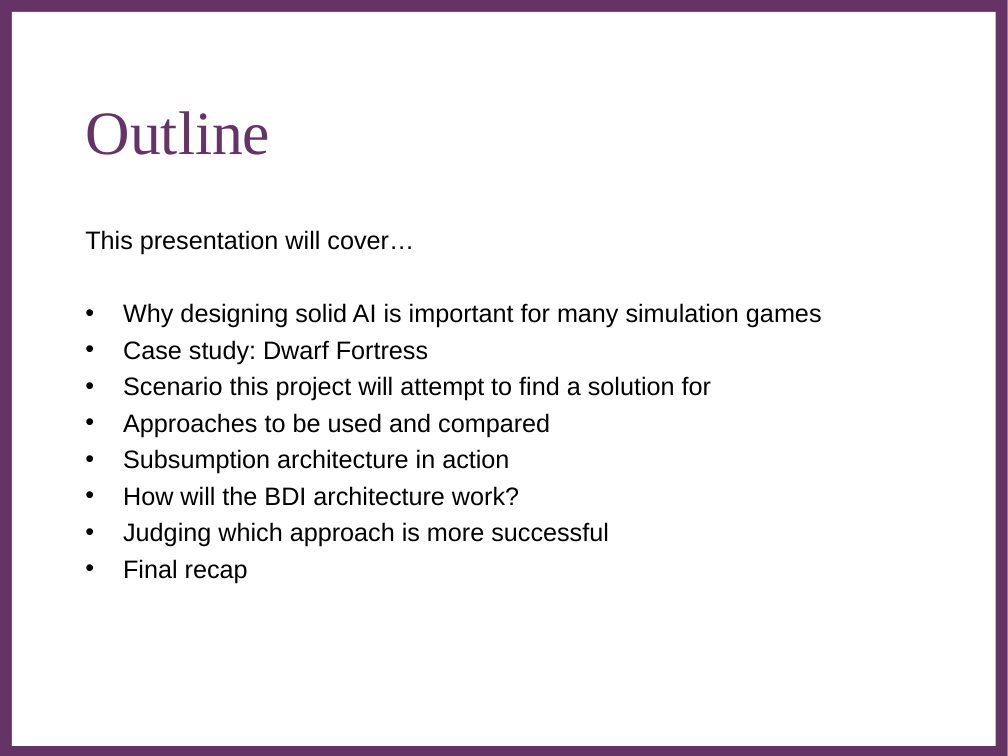
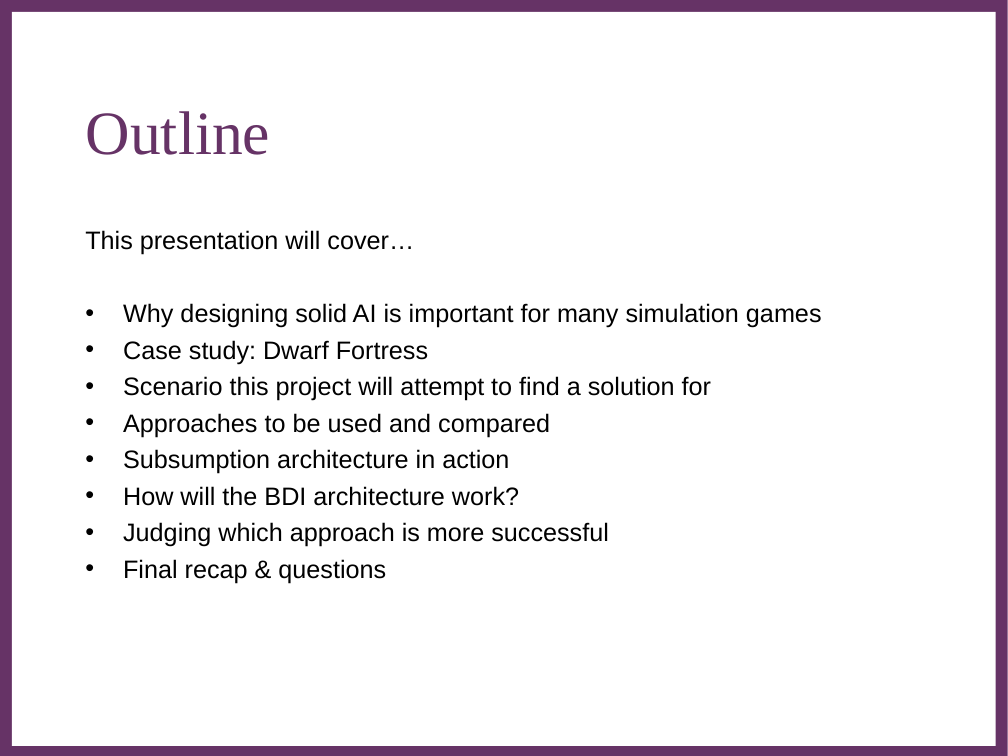
Before and after one commit to Metapyziks/Zombles, a slide deck: slide 2 of Documents/Presentation/zombles.ppt. Drawn at 1008x756 pixels with LibreOffice and Linux fonts; fonts in the diff are those of the drawing; background and template pictures are left out. Boxes give left, top, right and bottom in pixels: in the first picture for what was removed or moved away, otherwise in the second. Text is boxed around its words. In the diff, an @@ line names an element or a change of style, - is before the commit and + after.

```diff
--- a/Documents/Presentation/zombles.ppt
+++ b/Documents/Presentation/zombles.ppt
@@ text at (123, 559, 386, 584): text changed @@
-• Final recap
+• Final recap & questions
```
Also in this commit, not shown: 1 other slide changed.
